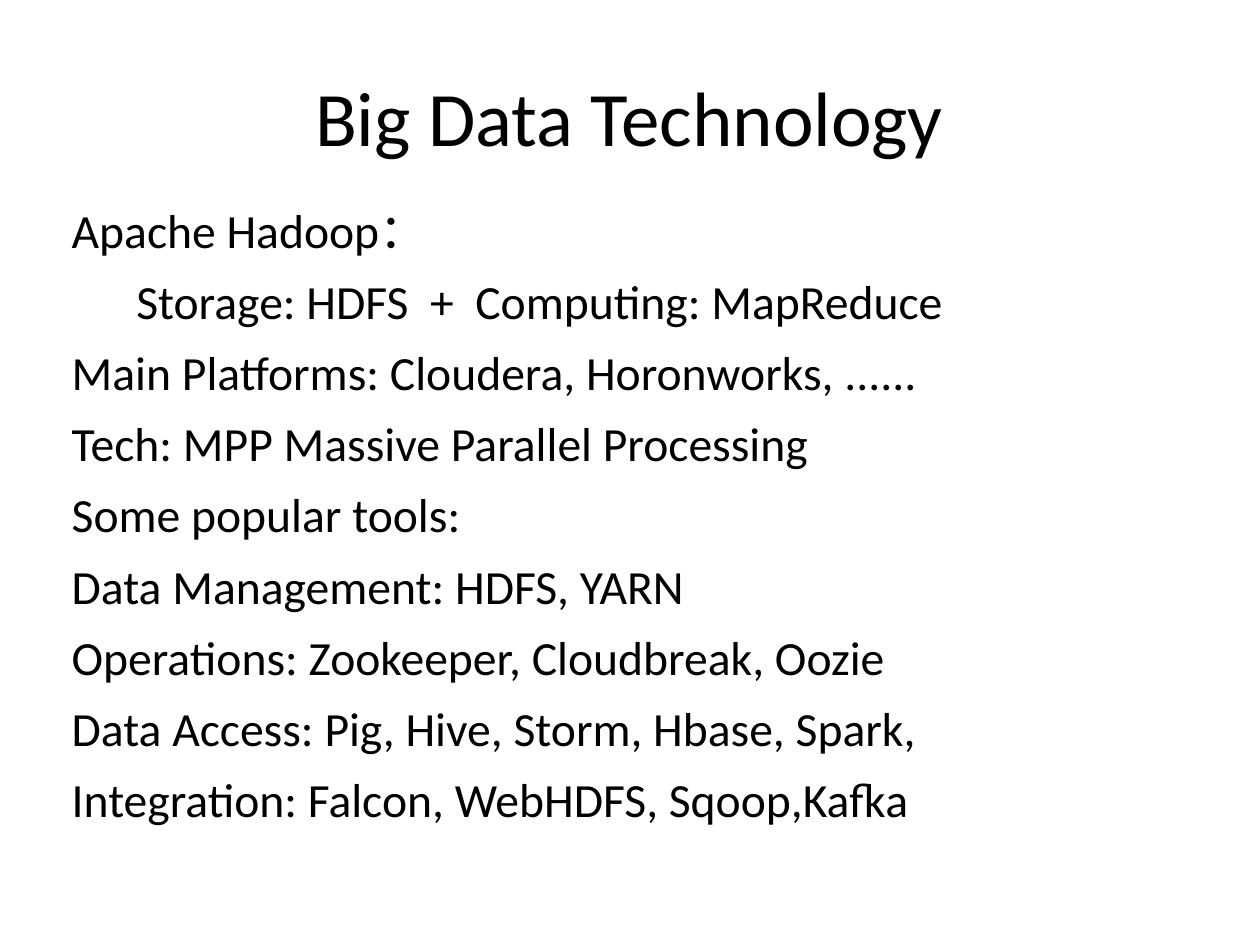
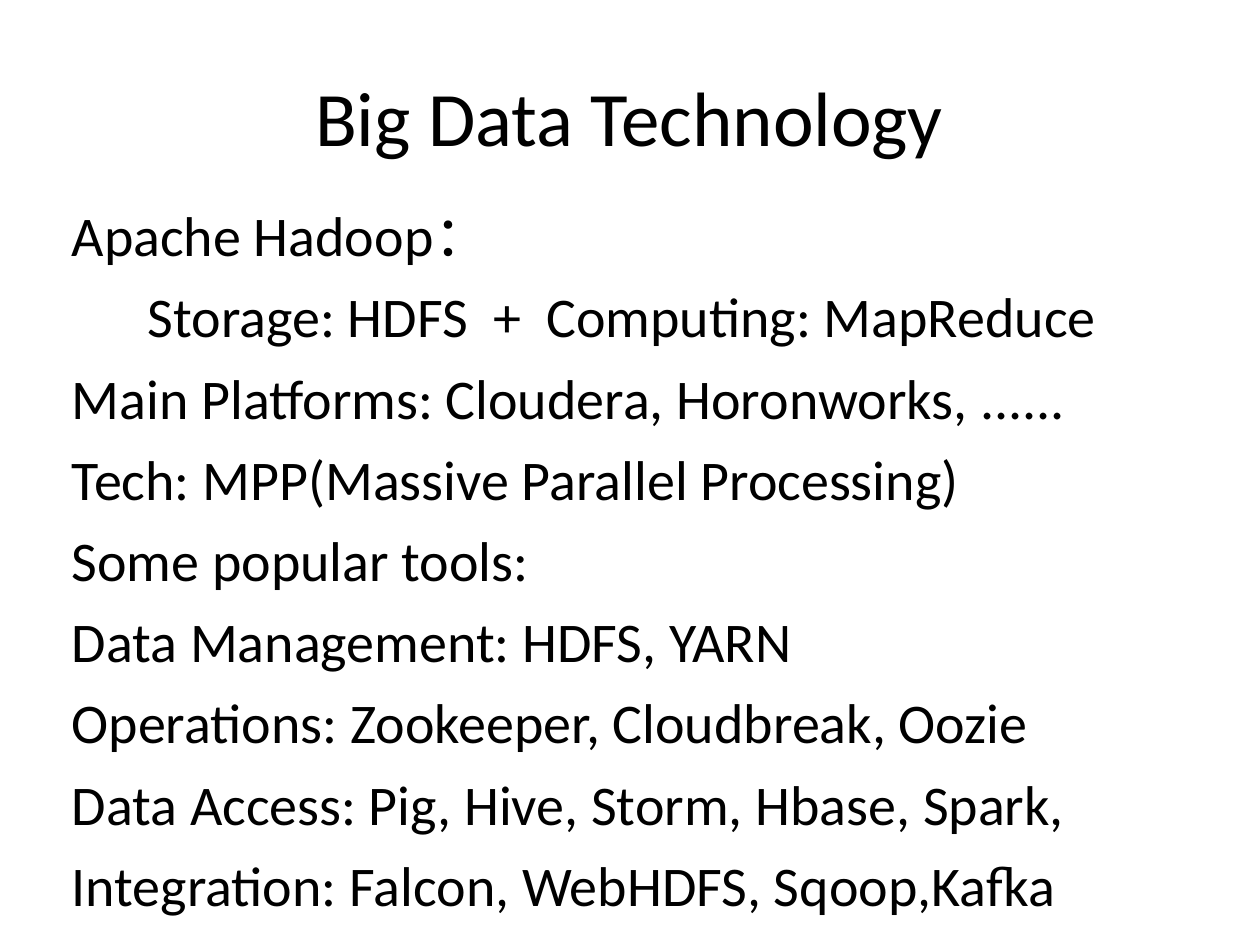
Before and after one commit to robin3795/Data, a slide deck: slide 4 of BigDataETL.ppt. Drawn at 1260x945 pixels with LibreOffice and Linux fonts; fonts in the diff are those of the drawing. Boxes give left, top, right and bottom in pixels: in the first picture for what was removed or moved away, otherwise in the second. Text is boxed around its words. In the diff, an @@ line names an element or a change of style, - is before the commit and + after.

```diff
--- a/BigDataETL.ppt
+++ b/BigDataETL.ppt
@@ text at box(72, 217, 1096, 916): size 27.2 to 32 pt in "Apache Hadoop：", "Storage: HDFS + Computing: MapReduce", "Main Platforms: Cloudera, Horonworks, ......", "Some popular tools:" and 4 more places @@
@@ text at box(72, 459, 959, 510): text changed; size 27.2 to 32 pt @@
-Tech: MPP Massive Parallel Processing
+Tech: MPP(Massive Parallel Processing)
```
Also in this commit, not shown: 3 other slides changed, 6 other files.
